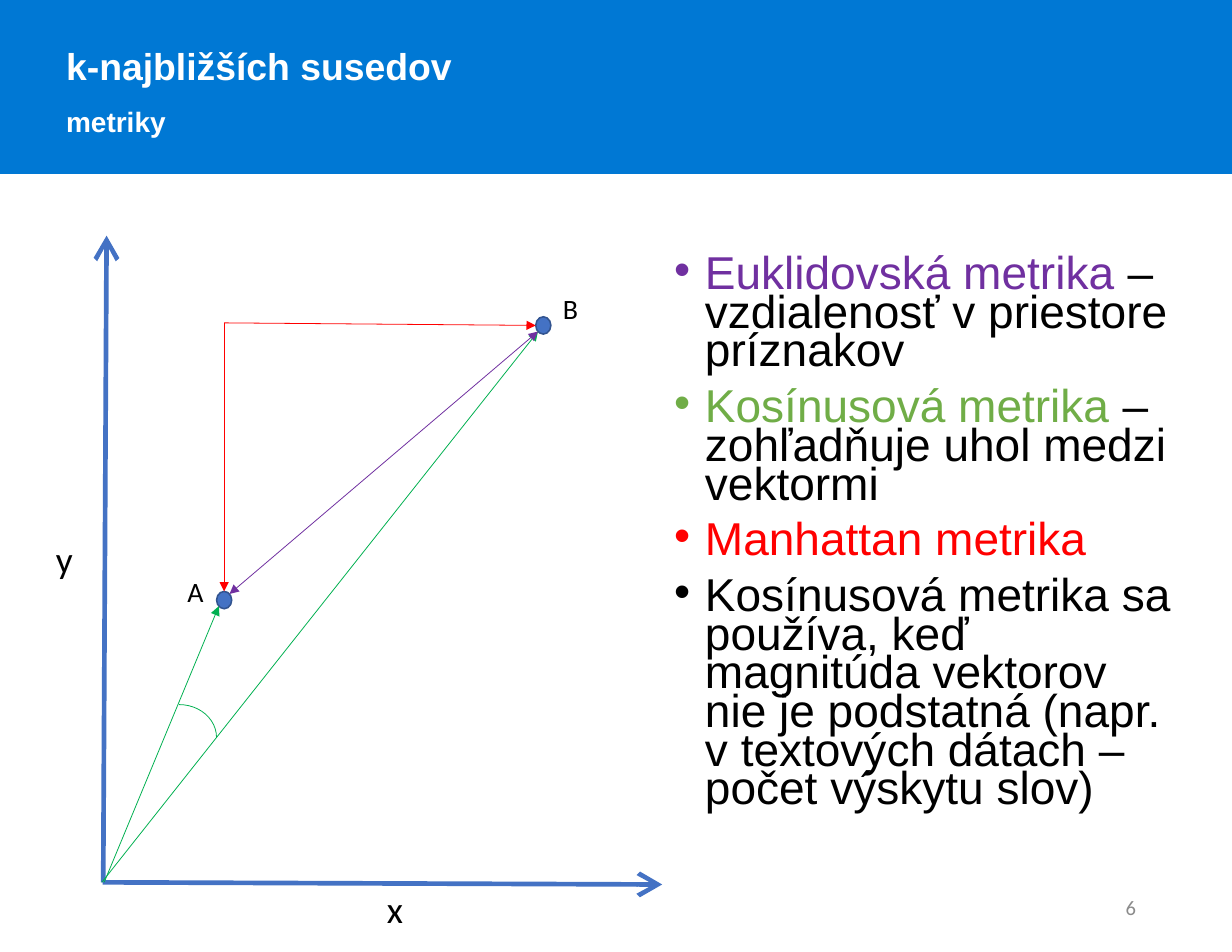
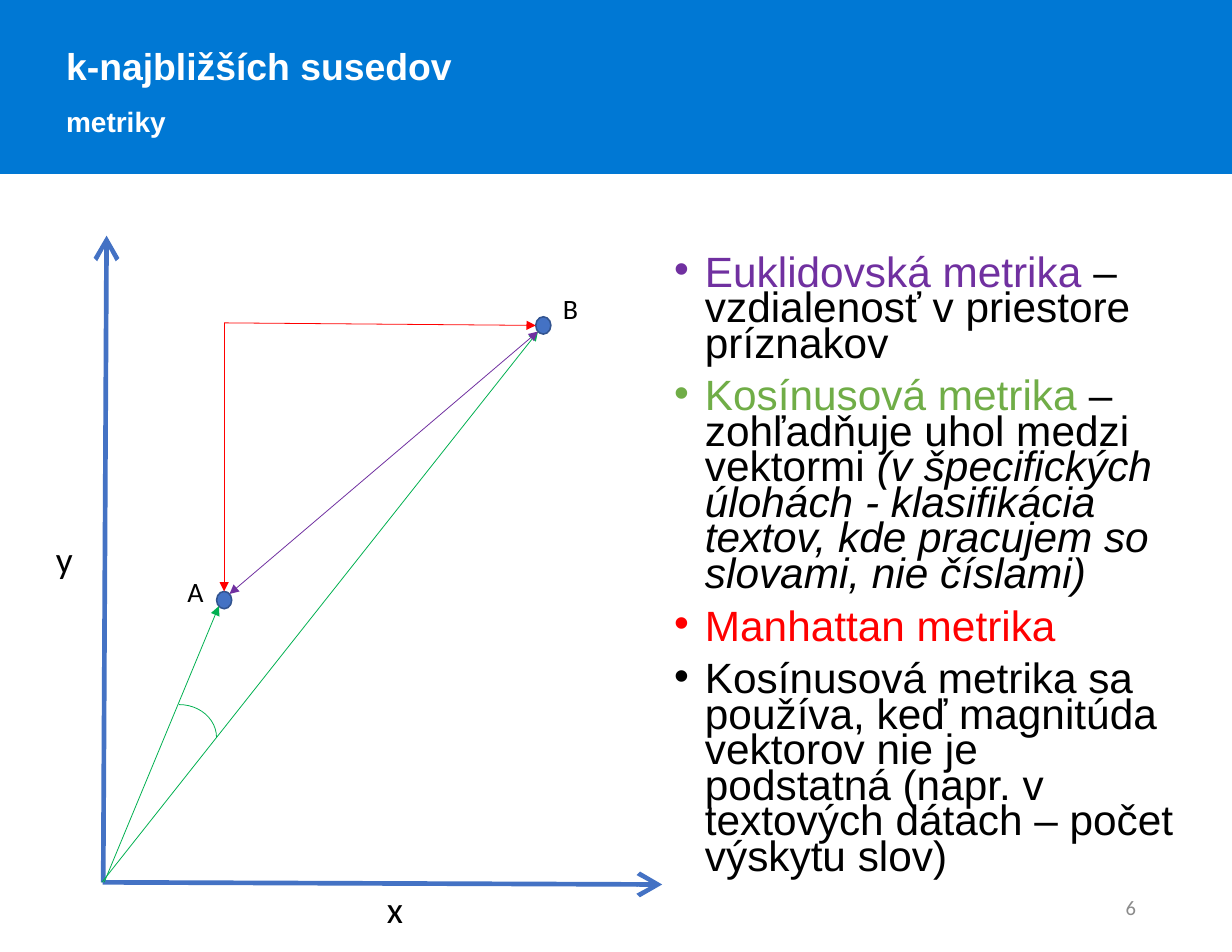
Before and after one commit to MichaellaSVK/WDA, a slide deck: slide 6 of 11/presentation/wda11_kNN.pptx. Drawn at 1232x952 pixels with LibreOffice and Linux fonts; fonts in the diff are those of the drawing. Boxes give left, top, right and bottom in pixels: in the first picture for what was removed or moved away, otherwise in the second. Text is boxed around its words. In the diff, an @@ line names an element or a change of style, - is before the commit and + after.

```diff
--- a/11/presentation/wda11_kNN.pptx
+++ b/11/presentation/wda11_kNN.pptx
@@ text at bbox=[705, 256, 1174, 879]: size 29.6 to 27.2 pt in "Euklidovská metrika – vzdialenosť v priestore príznakov", "Manhattan metrika", "Kosínusová metrika sa používa, keď magnitúda vektorov ..." @@
@@ text at bbox=[705, 379, 1152, 596]: text changed; size 29.6 to 27.2 pt; italic on @@
-• Kosínusová metrika – zohľadňuje uhol medzi vektormi
+• Kosínusová metrika – zohľadňuje uhol medzi vektormi (v špecifických úlohách - klasifikácia textov, kde pracujem so slovami, nie číslami)
```
Also in this commit, not shown: 2 other slides changed, 1 other file.
